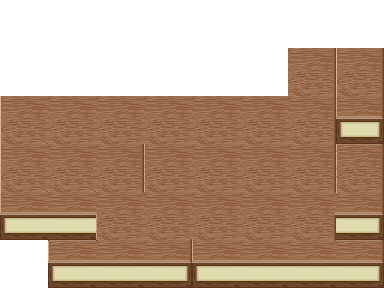
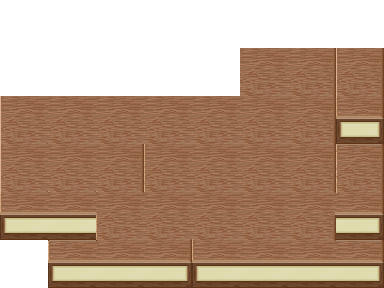
Before/after of a 384×288 layered artwork. What changed in the layer stack:
pixels changed over [left=240, top=48, right=288, bottom=96] (layer not identified)
